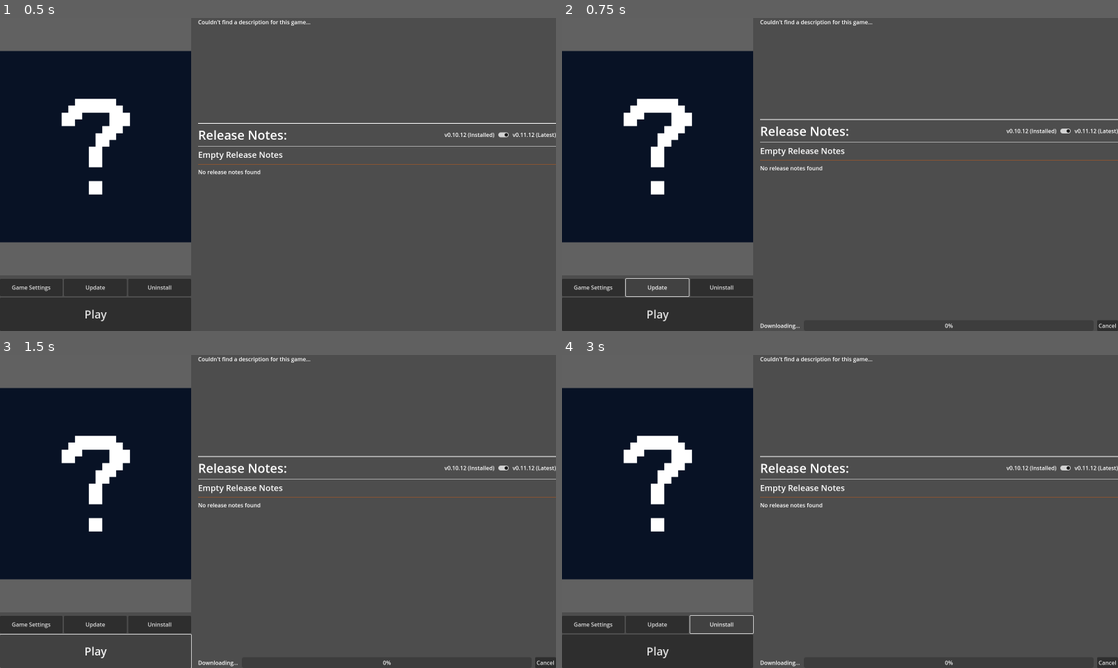
Above: before the commit, frames 1-4 (two rows, left to right).
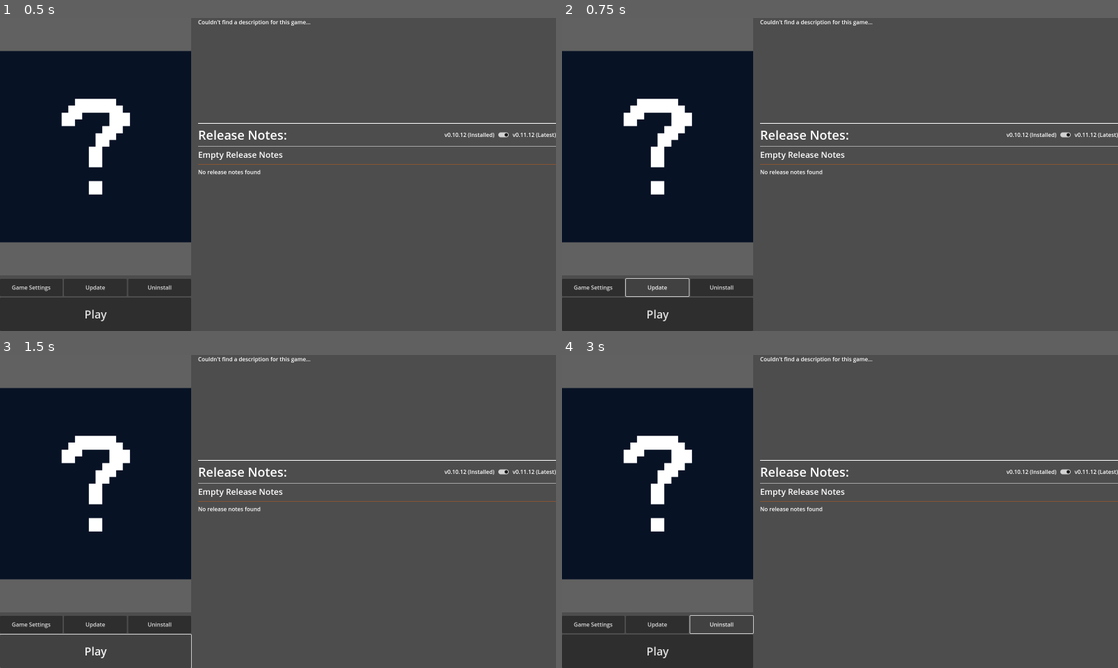
Above: after the commit, the same moments.

Repository: ftschirpke/GamesLauncher
Game: Godot game, scene res://scenes/subscenes/game_tab.tscn
Same seed, same stepped clock (60 frames per second), same inputs: the game is played once before the commit and once after it. This scene is started directly instead of the project's main scene.
Inputs:
- Up to frame 1 (0.5 s): no input
- Up to frame 2 (0.75 s): click "Update" at 0.5 s
- Up to frame 3 (1.5 s): click "Play" at 1.25 s
- Up to frame 4 (3 s): click "Play" at 2 s; click "Uninstall" at 2.75 s

Frame 1 is identical in both runs. In frame 2, 2.3% of the frame differs, in the area x 35-100%, y 32-100%; in frame 3, 2.3%; in frame 4, 2.3%.
Error before the commit: Invalid access to property or key 'update_info' on a base object of type 'Nil'. (res://scenes/subscenes/game_tab.gd:141)
Error after the commit: Invalid access to property or key 'repo_name' on a base object of type 'Nil'. (res://scenes/subscenes/game_tab.gd:166)

Commit message:
fix: actually install updates

Diff:
--- a/scenes/subscenes/game_tab.gd
+++ b/scenes/subscenes/game_tab.gd
@@ -163,7 +163,7 @@
     OS.execute(game_config.local_state.install_path, [])
 
 func _on_update_button_pressed() -> void:
-#    emit_signal("change_installation_state", game_config.repo_name, true)
+    emit_signal("change_installation_state", game_config.repo_name, true)
     start_installation_bar()
 
 func _on_cancel_installation_button_pressed() -> void:
